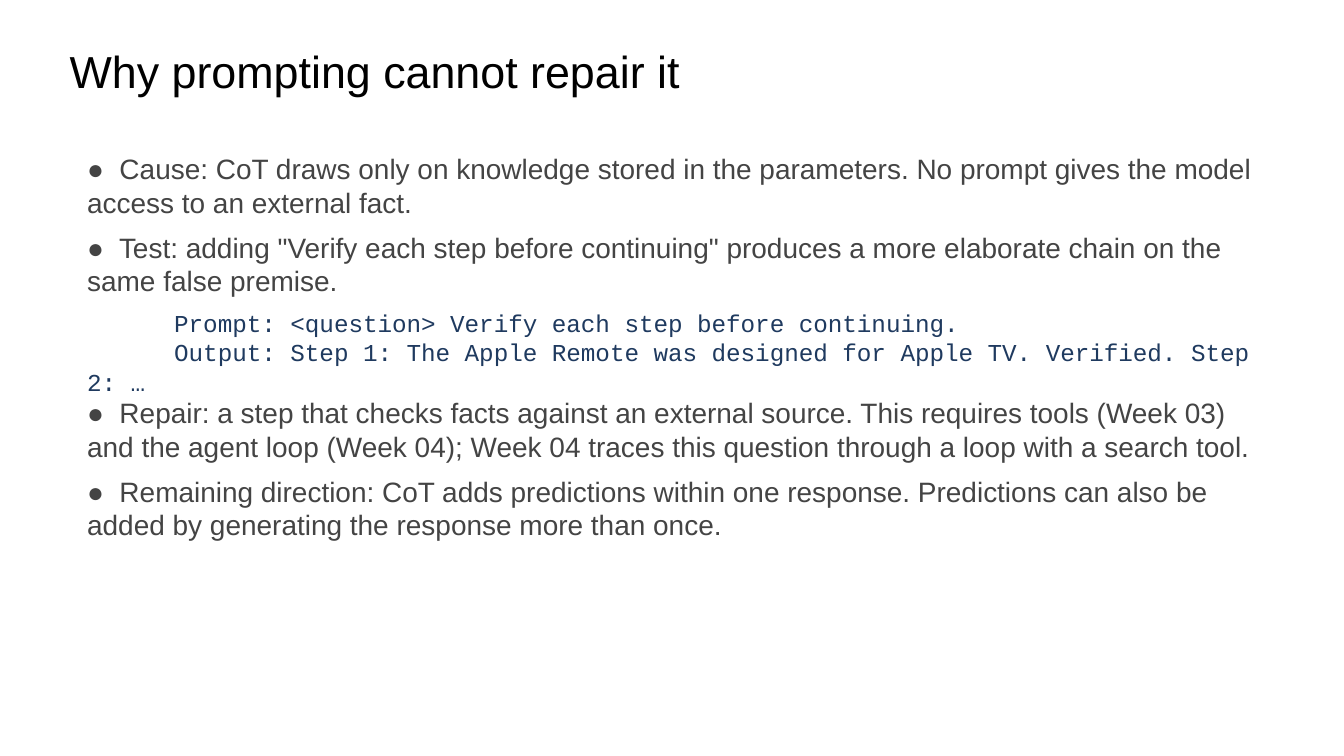
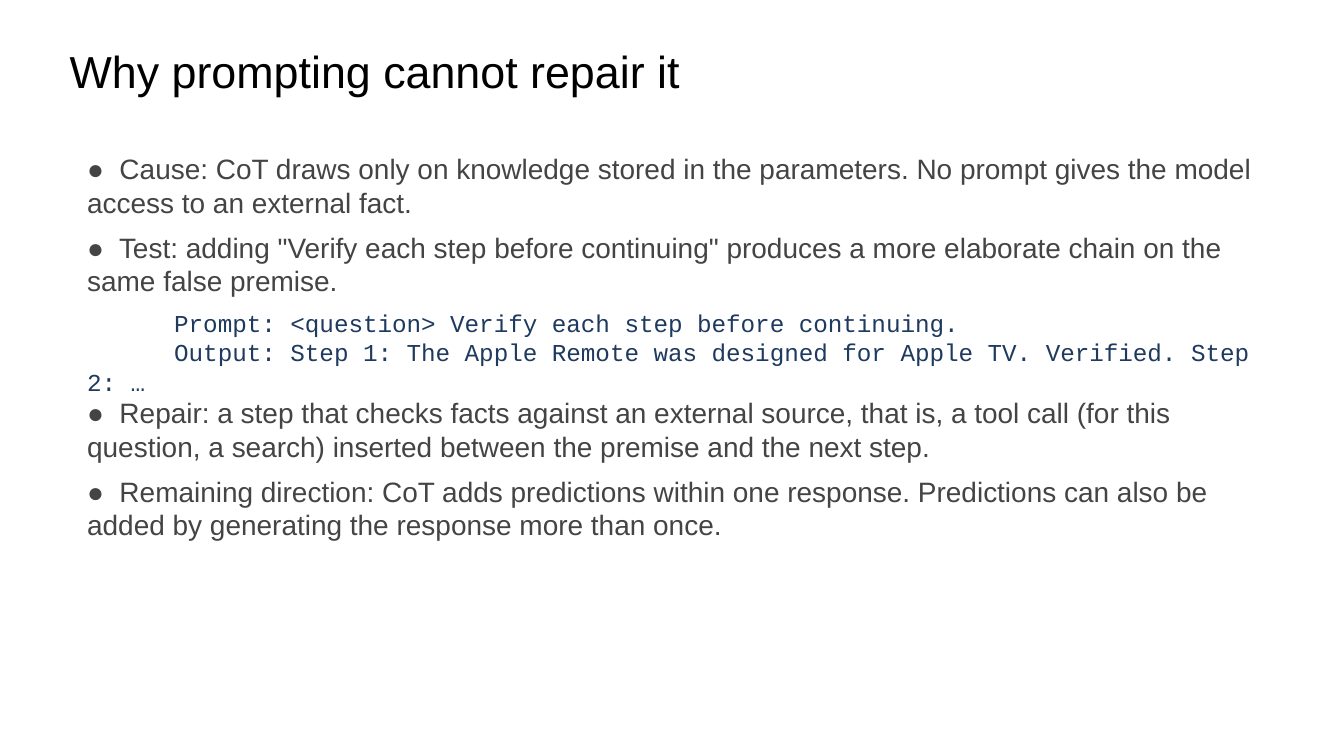
Before and after one commit to ralbu85/stml_2026, a slide deck: slide 20 of lectures/week02/slides-draft-w2.pptx. Drawn at 1344x756 pixels with LibreOffice and Linux fonts; fonts in the diff are those of the drawing. Boxes give left, top, right and bottom in pixels: in the first picture for what was removed or moved away, otherwise in the second. Text is boxed around its words. In the diff, an @@ line names an element or a change of style, - is before the commit and + after.

```diff
--- a/lectures/week02/slides-draft-w2.pptx
+++ b/lectures/week02/slides-draft-w2.pptx
@@ text at box(87, 402, 1171, 462): text changed @@
-● Repair: a step that checks facts against an external source. This requires tools (Week 03) and the agent loop (Week 04); Week 04 traces this question through a loop with a search tool.
+● Repair: a step that checks facts against an external source, that is, a tool call (for this question, a search) inserted between the premise and the next step.
```
Also in this commit, not shown: 14 other slides changed, 1 other file.
